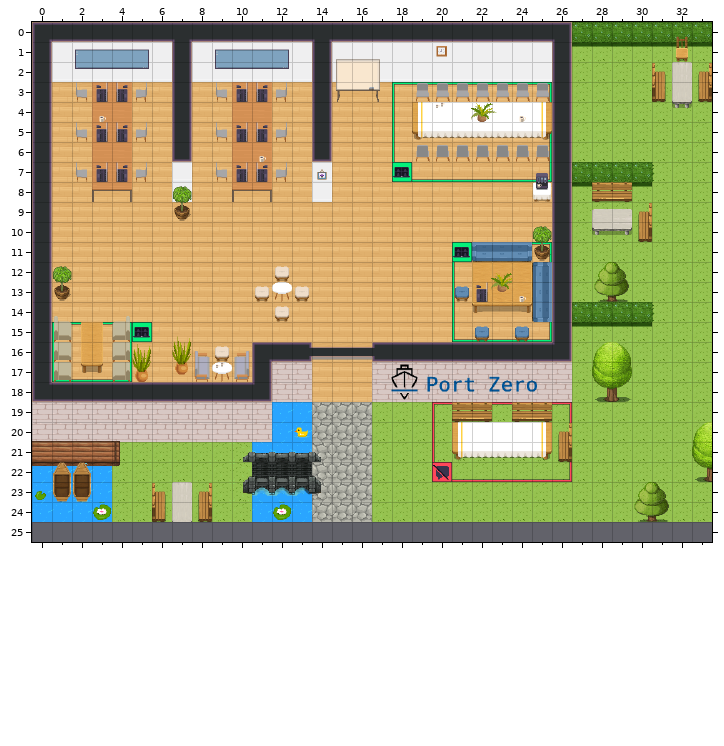
Tiled map (JSON), stored at office2.tmj. Above: the version before the commit.
Cells are 32x32 px. Shown: x 0..33, y 0..25. The old version is drawn lined up with the new one.
After:
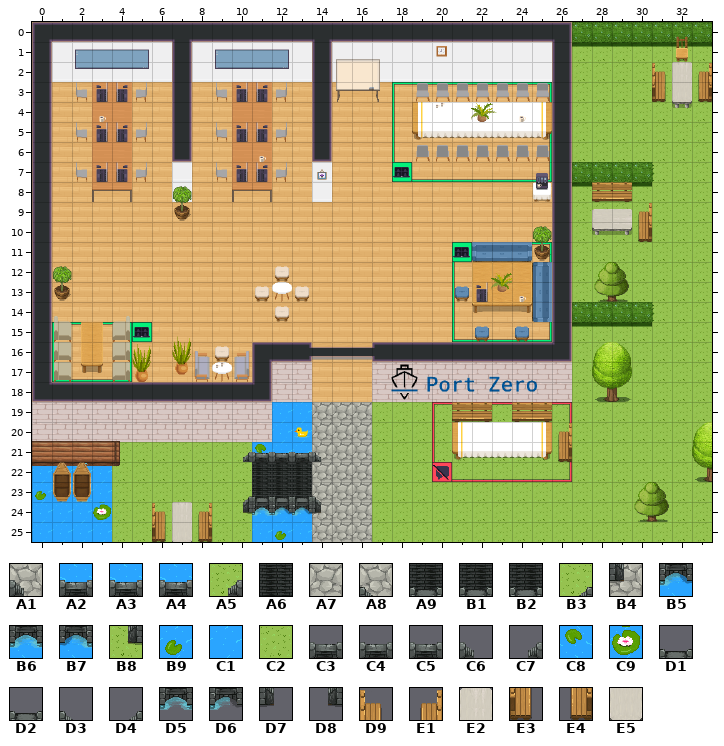
Key: from "WA_Exterior": A1 641 flipped left-right, A2 642 flipped left-right, A3 643 flipped left-right, A4 644 flipped left-right, A5 645 flipped left-right, A6 651, A7 665, A8 666 flipped left-right, A9 667 flipped left-right, B1 668 flipped left-right, B2 669 flipped left-right, B3 670 flipped left-right, B4 691 flipped left-right, B5 692 flipped left-right, B6 693 flipped left-right, B7 694 flipped left-right, B8 695 flipped left-right, B9 718, C1 719, C2 720, C3 779 flipped left-right, C4 780, C5 780 flipped left-right, C6 781, C7 781 flipped left-right, C8 792 flipped up-down, C9 794, D1 804, D2 805, D3 806, D4 806 flipped left-right, D5 829, D6 830, D7 831, D8 831 flipped left-right; from "WA_Seats": D9 146, E1 147, E2 149, E3 159, E4 160, E5 162.
__ is an empty cell.
Difference:
map size 34x25 -> 34x26 cells
Layer "boeden":
The author put tile A6 in rows 22 to 23 at x 11 to 13.
The author put tile A7 in row 25 at x 14 to 16.
The author put tile B9 in row 25 at x 12.
Tile C9 becomes tile C1 in row 24 at x 12.
The author put tile C1 in row 25 at x 0 to 3, 11 and 13.
The author put tile C2 in row 25 at x 4 to 6, 8 to 10 and 17 to 33.
The author put tile C8 in row 21 at x 11.
Layer "tische":
The author put tile E5 in row 25 at x 7.
The author cleared tile E2 in row 23 at x 7.
Layer "sitze":
Tile E3 becomes tile D9 in row 24 at x 6.
Tile E4 becomes tile E1 in row 24 at x 8.
The author put tile E3 in row 25 at x 6.
The author put tile E4 in row 25 at x 8.
The author cleared tile D9 in row 23 at x 6.
The author cleared tile E1 in row 23 at x 8.
Layer "steg":
Tile A3 becomes tile C3 in row 21 at x 12.
Tile A2 becomes tile C4 in row 21 at x 13.
Tile A4 becomes tile C5 in row 21 at x 11.
Tile A1 becomes tile C6 in row 21 at x 14.
Tile A5 becomes tile C7 in row 21 at x 10.
The author cleared tile A8 in row 22 at x 14.
The author cleared tile A9 in row 22 at x 13.
The author cleared tile B1 in row 22 at x 12.
The author cleared tile B2 in row 22 at x 11.
The author cleared tile B3 in row 22 at x 10.
The author cleared tile B4 in row 23 at x 14.
The author cleared tile B5 in row 23 at x 13.
The author cleared tile B6 in row 23 at x 12.
The author cleared tile B7 in row 23 at x 11.
The author cleared tile B8 in row 23 at x 10.
Layer "durchgaenge":
Tile D5 becomes tile D1 in row 23 at x 11.
Tile D6 becomes tile D2 in row 23 at x 12 to 13.
Tile D7 becomes tile D3 in row 23 at x 14.
Tile D8 becomes tile D4 in row 23 at x 10.
The author put tile D5 in row 24 at x 11.
The author put tile D6 in row 24 at x 12 to 13.
The author put tile D7 in row 24 at x 14.
The author put tile D8 in row 24 at x 10.
The author cleared tile D1 in row 22 at x 11.
The author cleared tile D2 in row 22 at x 12 to 13.
The author cleared tile D3 in row 22 at x 14.
